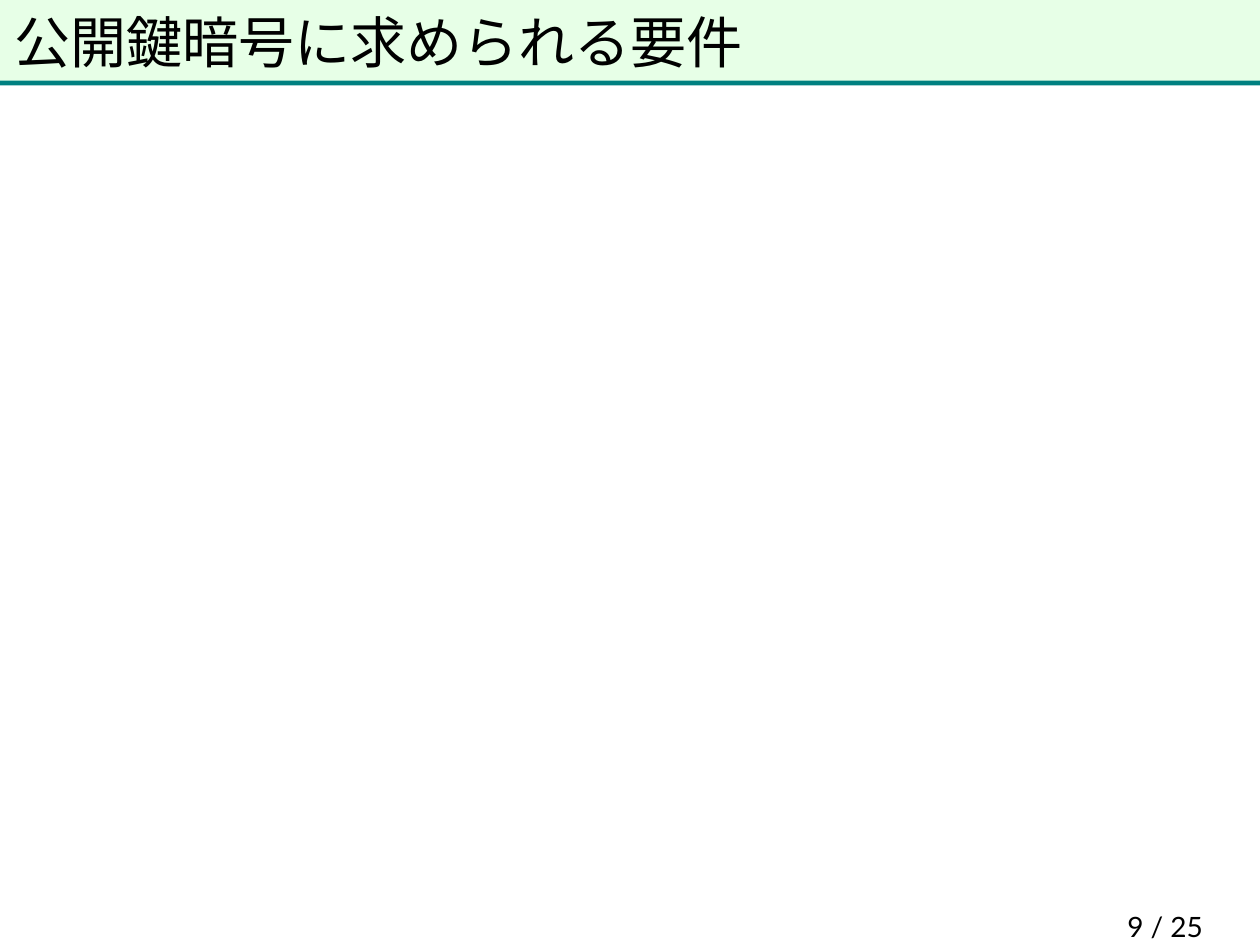
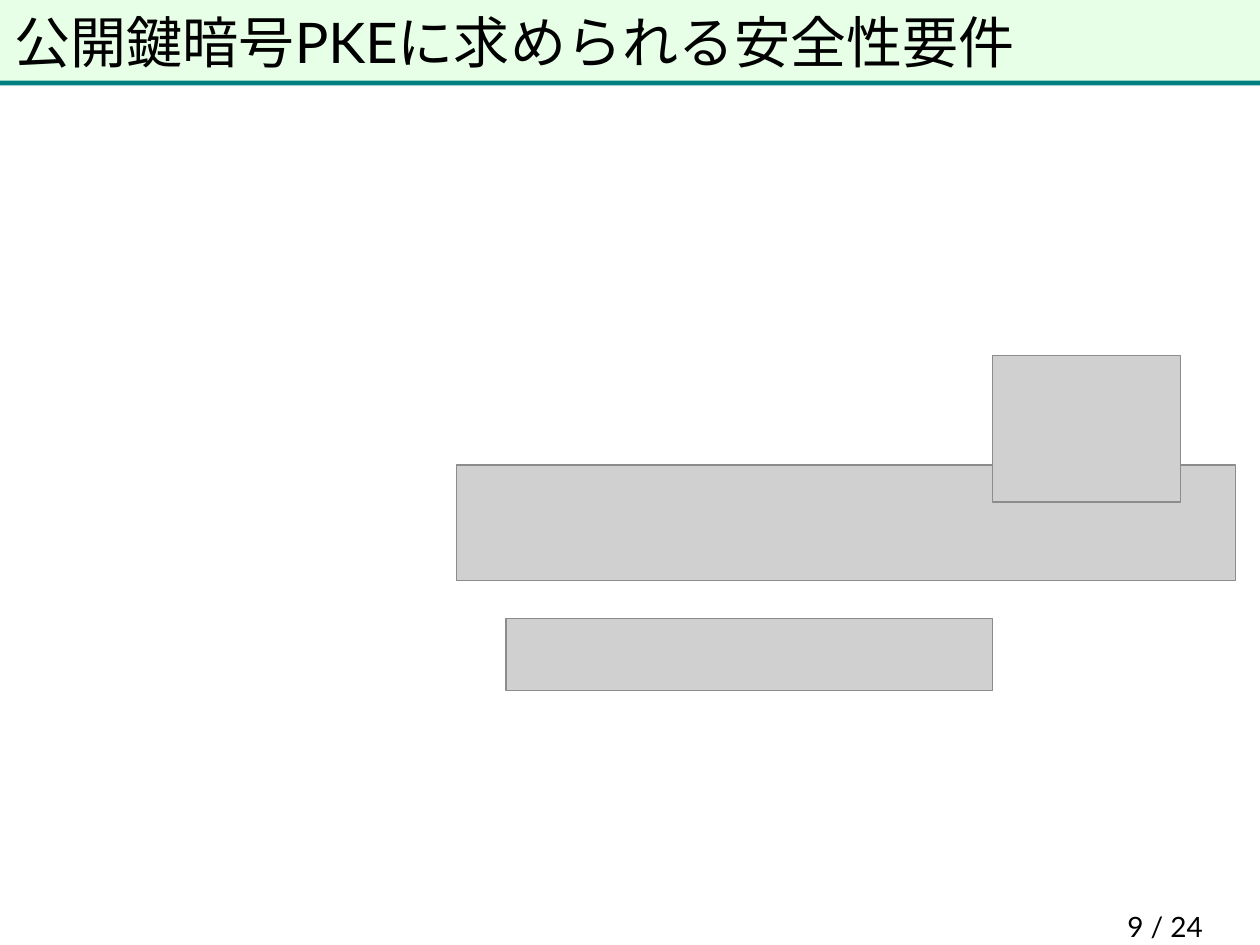
Before and after one commit to herumi/anninbon, a slide deck: slide 9 of lec/anninbon13.pptx. Drawn at 1260x945 pixels with LibreOffice and Linux fonts; fonts in the diff are those of the drawing; grey boxes stand for pictures; background and template pictures are left out. Boxes give left, top, right and bottom in pixels: in the first picture for what was removed or moved away, otherwise in the second. Text is boxed around its words. In the diff, an @@ line names an element or a change of style, - is before the commit and + after.

Commit message:
update ddh

```diff
--- a/lec/anninbon13.pptx
+++ b/lec/anninbon13.pptx
@@ title at (14,16,1014,68): text changed @@
-公開鍵暗号に求められる要件
+公開鍵暗号PKEに求められる安全性要件
@@ picture added at (992,355,1181,501) @@
@@ picture added at (456,465,1235,581) @@
@@ picture added at (507,619,993,690) @@
@@ page number at (1127,916,1202,937): text changed @@
-9 / 25
+9 / 24
```
Also in this commit, not shown: 2 slides added.
